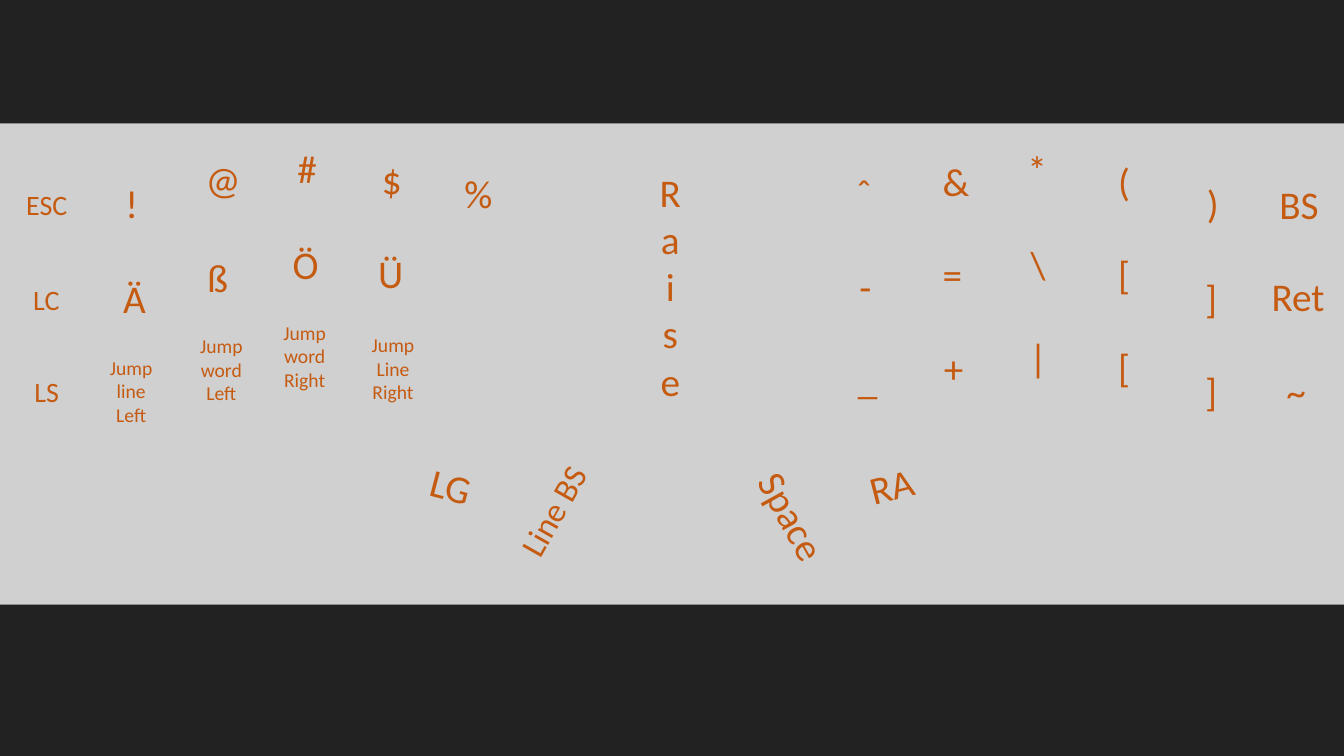
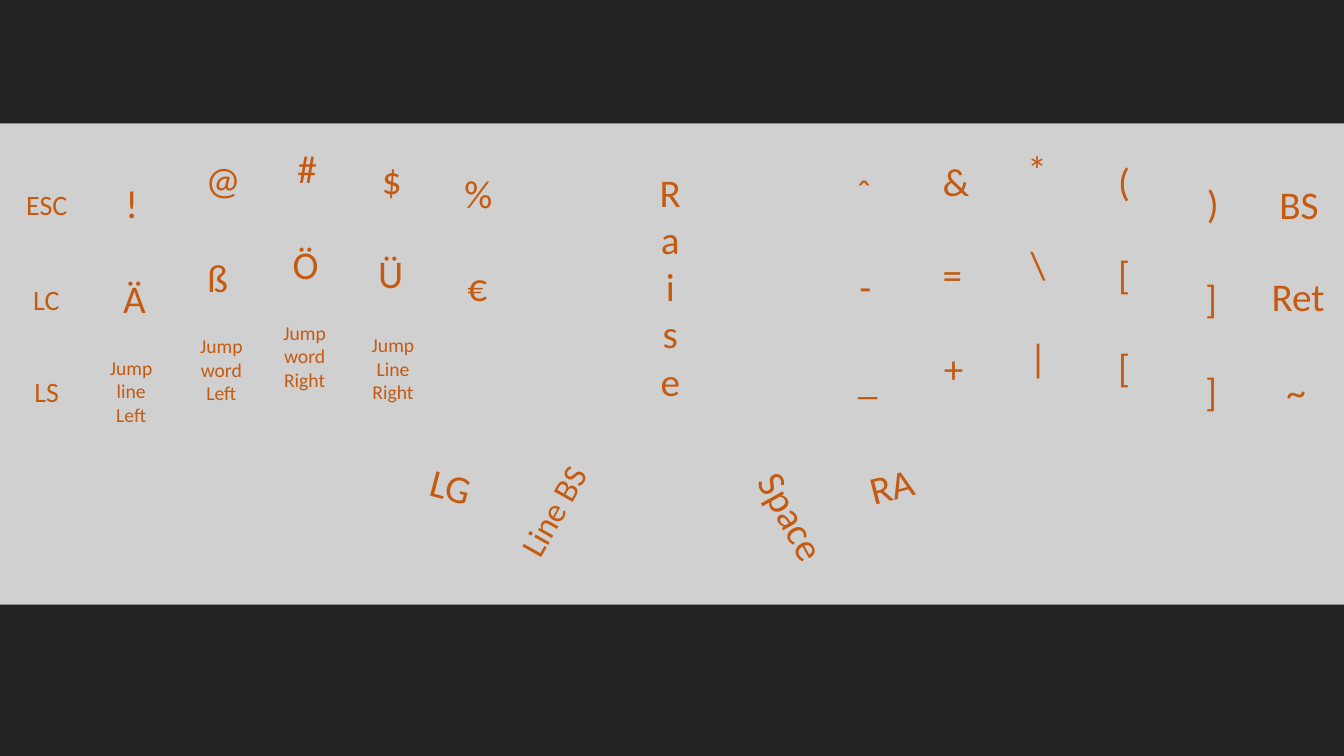
Before and after one commit to KarasVladyslav/ZMK_branch, a slide deck: slide 3 of crkbd layout.pptx. Drawn at 1344x756 pixels with LibreOffice and Linux fonts; fonts in the diff are those of the drawing; grey boxes stand for pictures. Boxes give left, top, right and bottom in pixels: in the first picture for what was removed or moved away, otherwise in the second. Text is boxed around its words. In the diff, an @@ line names an element or a change of style, - is before the commit and + after.

```diff
--- a/crkbd layout.pptx
+++ b/crkbd layout.pptx
@@ text added at bbox=[452, 257, 503, 315], 28 pt, text #C55A11 @@
+€
```
Also in this commit, not shown: 1 other file.
